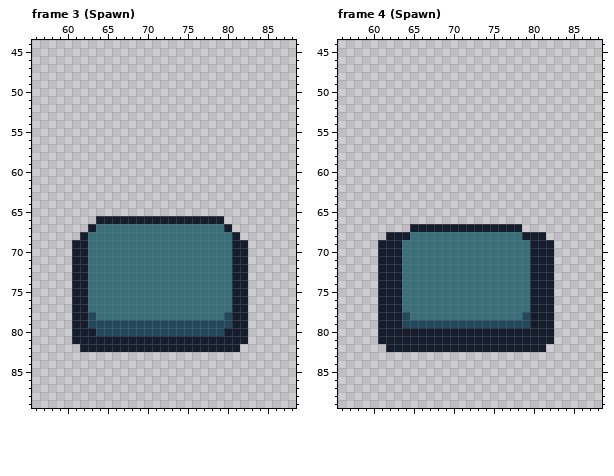
Pixel-art file -- Assets/Animations/Tower.aseprite. Above, as it was before the edit.
144x144 pixels, 16 frames. Shown: frame 3 (Spawn): x 56..88, y 44..89; frame 4 (Spawn): x 56..88, y 44..89. The commit also changed other frames, which this record leaves out.
New version:
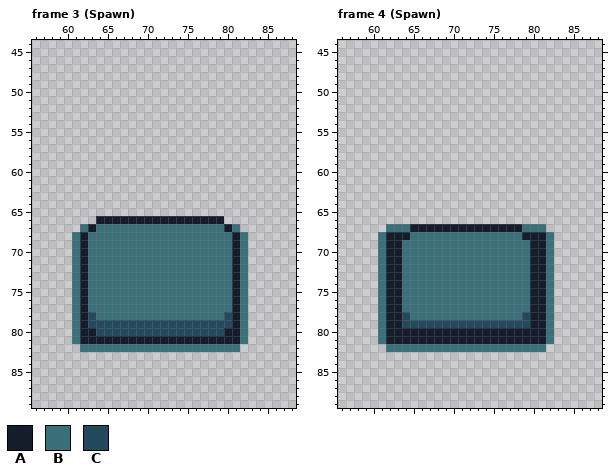
Palette (. is transparent): A #151d2c  B #39707a  C #23495d
Changes in this commit:
layer "Layer 2" added
Frame 3 (Spawn), layer "Layer 2":
Colour B now appears in row 67 at x 62 and 81; in row 68 at x 61 and 82.
The author changed colour A to colour B in rows 69 to 81 at x 61 and 82; in row 82 at x 62 to 81.
Frame 4 (Spawn), layer "Layer 2":
Colour B now appears in row 67 at x 62 to 64 and 79 to 81; in row 68 at x 61 and 82.
The author changed colour A to colour B in rows 69 to 81 at x 61 and 82; in row 82 at x 62 to 81.
